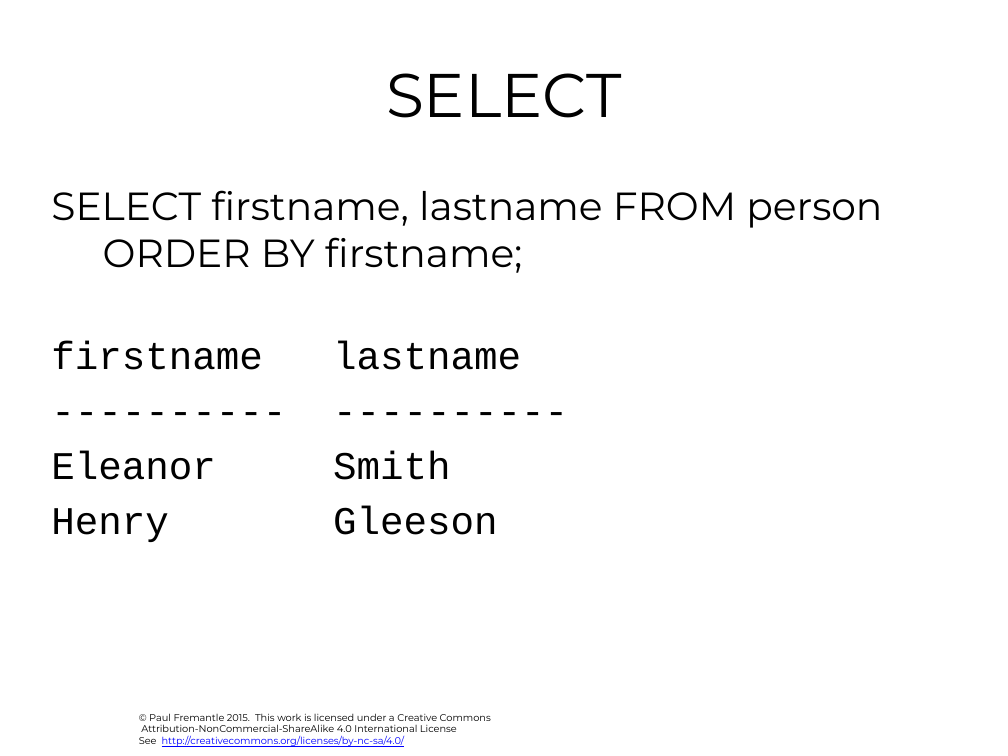
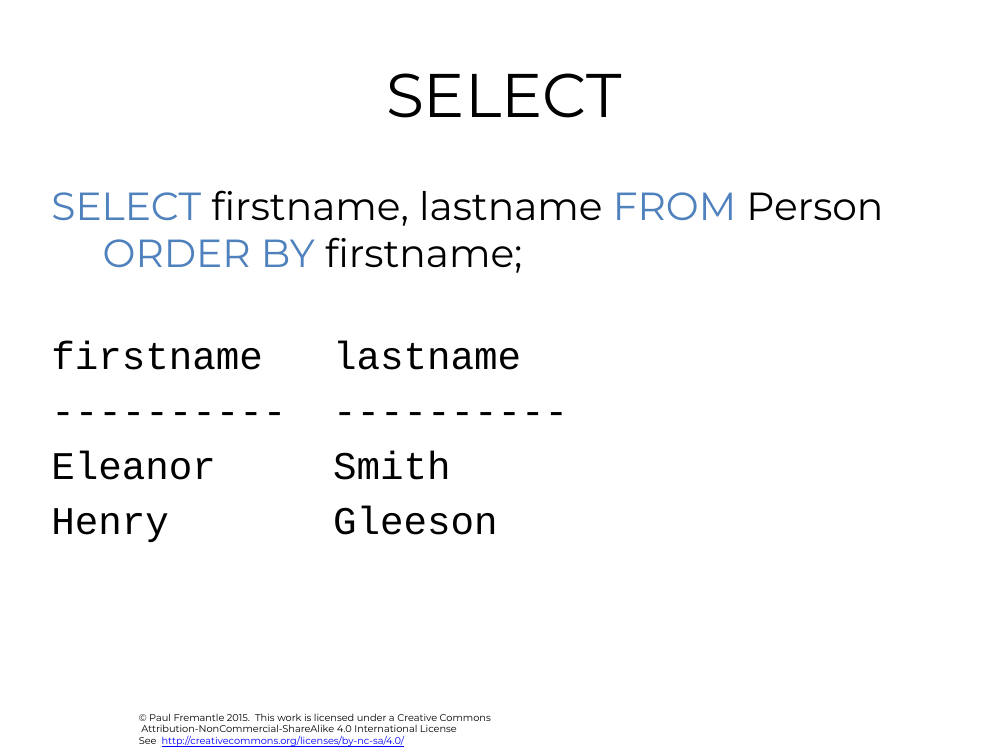
Before and after one commit to julieweeds/BigData, a slide deck: slide 14 of pres-source/04-sql.pptx. Drawn at 1008x756 pixels with LibreOffice and Linux fonts; fonts in the diff are those of the drawing; background and template pictures are left out. Boxes give left, top, right and bottom in pixels: in the first picture for what was removed or moved away, otherwise in the second. Text is boxed around its words. In the diff, an @@ line names an element or a change of style, - is before the commit and + after.

```diff
--- a/pres-source/04-sql.pptx
+++ b/pres-source/04-sql.pptx
@@ text at <box>51,190,883,273</box>: text changed @@
-SELECT firstname, lastname FROM person
-ORDER BY firstname;
+SELECT firstname, lastname FROM Person
+ORDER BY firstname;
```
Also in this commit, not shown: 12 other slides changed, 1 slide added, 11 other files.
